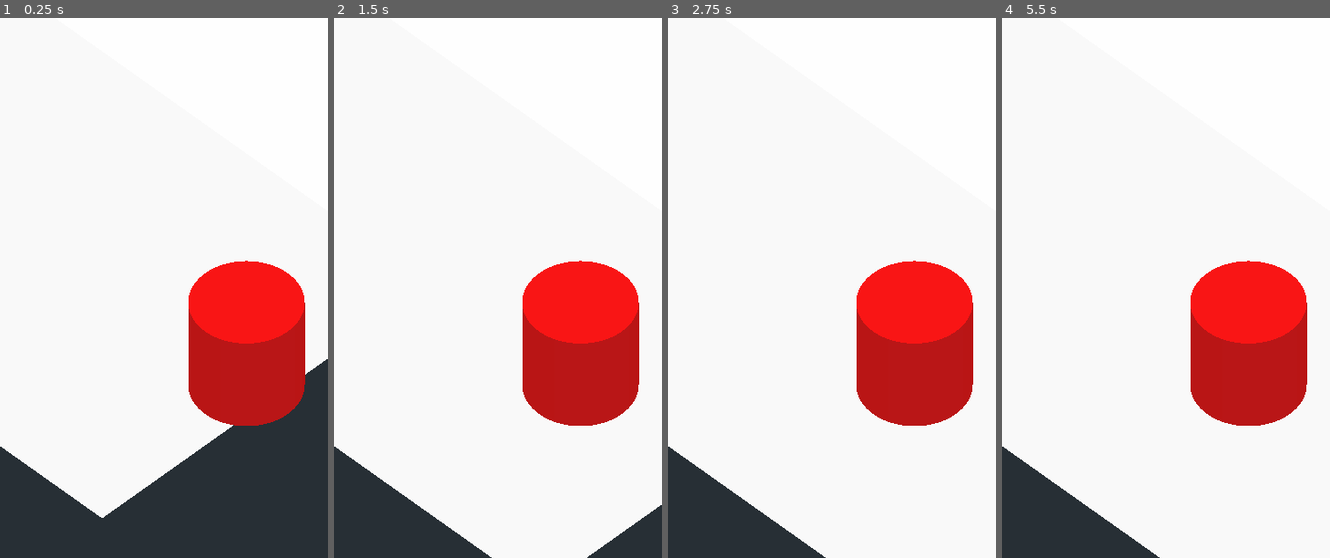
Above: before the commit, frames 1-4 (left to right).
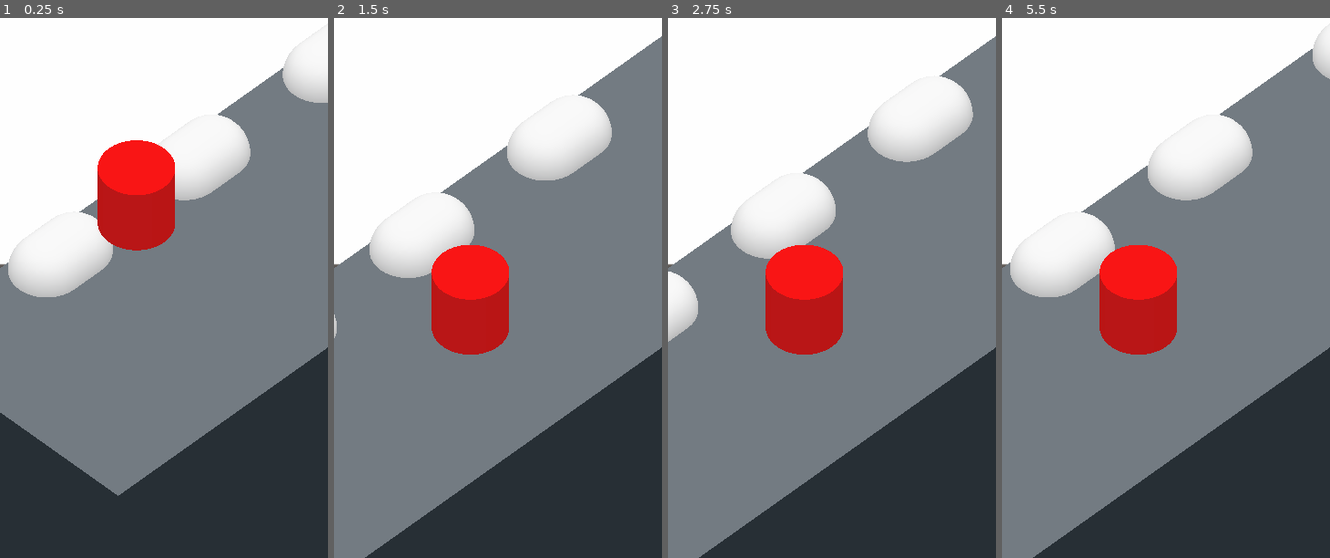
Above: after the commit, the same moments.

Repository: clement-or/SCP-Breakout
Game: Godot game, scene res://src/main/Game.tscn
The game is run twice, just before and just after one commit, with the same random seed, the same clock (stepped at 60 frames per second) and the same inputs.
Inputs (mouse positions are in pixels of both pictures, inside the frame that each line leads up to):
- Up to frame 1 (0.25 s): no input
- Up to frame 2 (1.5 s): move the mouse to (570, 239) at 0.52 s; press the mouse at (570, 239) at 0.53 s; move the mouse to (432, 293) at 1.27 s; release the mouse at (432, 293) at 1.28 s; click (432, 293) at 1.35 s
- Up to frame 3 (2.75 s): move the mouse to (864, 136) at 2.02 s; press the mouse at (864, 136) at 2.03 s
- Up to frame 4 (5.5 s): tap Enter at 2.75 s; move the mouse to (1149, 385) at 2.77 s; release the mouse at (1149, 385) at 2.78 s; click (1149, 385) at 2.85 s; move the mouse to (1264, 352) at 3.52 s; press the mouse at (1264, 352) at 3.53 s; move the mouse to (1067, 180) at 4.27 s; release the mouse at (1067, 180) at 4.28 s; click (1067, 180) at 4.35 s; move the mouse to (1182, 266) at 5.02 s; press the mouse at (1182, 266) at 5.03 s

The runs differ from the first frame. In frame 1, 53% of the frame differs, in the area x 0-100%, y 2-93%; in frame 2, 68%; in frame 3, 69%; in frame 4, 69%, in the area x 0-100%, y 1-100%.

Commit message:
Added lane generation

Diff:
--- a/project.godot
+++ b/project.godot
@@ -9,6 +9,11 @@
 config_version=4
 
 _global_script_classes=[ {
+"base": "RigidBody",
+"class": "Player",
+"language": "GDScript",
+"path": "res://src/player/PlayerController.gd"
+}, {
 "base": "Node",
 "class": "State",
 "language": "GDScript",
@@ -20,6 +25,7 @@
 "path": "res://src/utils/StateMachine.gd"
 } ]
 _global_script_class_icons={
+"Player": "",
 "State": "",
 "StateMachine": ""
 }
@@ -30,6 +36,11 @@
 config/description="The SCP Mobile game no one has been waiting for"
 run/main_scene="res://src/main/Game.tscn"
 config/icon="res://icon.png"
+
+[autoload]
+
+SwipeInput="*res://src/autoloads/SwipeInput.gd"
+FileManager="*res://src/autoloads/FileManager.gd"
 
 [debug]
 
@@ -48,6 +59,14 @@
 window/stretch/mode="viewport"
 window/stretch/aspect="expand"
 
+[input]
+
+click={
+"deadzone": 0.5,
+"events": [ Object(InputEventMouseButton,"resource_local_to_scene":false,"resource_name":"","device":0,"alt":false,"shift":false,"control":false,"meta":false,"command":false,"button_mask":0,"position":Vector2( 0, 0 ),"global_position":Vector2( 0, 0 ),"factor":1.0,"button_index":1,"pressed":false,"doubleclick":false,"script":null)
+ ]
+}
+
 [rendering]
 
 environment/default_environment="res://src/default_env.tres"
--- /dev/null
+++ b/src/autoloads/FileManager.gd
@@ -0,0 +1,24 @@
+extends Node
+
+func get_filelist(scan_dir : String) -> Array:
+	var my_files : Array = []
+	var dir := Directory.new()
+
+	if dir.open(scan_dir) != OK:
+		printerr("Warning: could not open directory: ", scan_dir)
+		return []
+
+	if dir.list_dir_begin(true, true) != OK:
+		printerr("Warning: could not list contents of: ", scan_dir)
+		return []
+
+	var file_name := dir.get_next()
+	while file_name != "":
+		if dir.current_is_dir():
+			my_files += get_filelist(dir.get_current_dir() + "/" + file_name)
+		else:
+			my_files.append(dir.get_current_dir() + "/" + file_name)
+
+		file_name = dir.get_next()
+
+	return my_files
--- /dev/null
+++ b/src/autoloads/SwipeInput.gd
@@ -0,0 +1,31 @@
+extends Control
+
+signal swipe(dir)
+
+enum SwipeDirection {
+	RIGHT, LEFT
+}
+
+
+var minimum_drag = 50 # pixels
+
+var _swipe_start = null
+
+
+func _unhandled_input(event):
+	if event.is_action_pressed("click"):
+		_swipe_start = get_global_mouse_position()
+	if event.is_action_released("click"):
+		_calculate_swipe(get_global_mouse_position())
+
+
+func _calculate_swipe(swipe_end):
+	if _swipe_start == null:
+		return
+	var swipe = swipe_end - _swipe_start
+
+	if abs(swipe.x) > minimum_drag:
+		if swipe.x > 0:
+			emit_signal("swipe", SwipeDirection.RIGHT)
+		else:
+			emit_signal("swipe", SwipeDirection.LEFT)
--- a/src/level/BaseSegment.gd
+++ b/src/level/BaseSegment.gd
@@ -1,14 +1,31 @@
 extends Spatial
 
+signal end_reached
 
 export(NodePath) var end setget ,get_end
+export(int, 1, 10) var lanes_count = 3
 
-var speed : float = 2 # units/s
+
+var speed : float = 20 # units/s
+var lane_width : float
+var end_reached_emitted = false
+
+
+
+func _ready():
+	lane_width = $WidthStart.transform.origin.distance_to($WidthEnd.transform.origin) / lanes_count
 
 
 func _physics_process(delta):
 	transform.origin.z -= speed * delta
 
+	# Emit only once
+	if !end_reached_emitted && get_end().global_transform.origin.z <= 0:
+		emit_signal("end_reached")
+		end_reached_emitted = true
+		print("End reached")
+
+
 func get_end() -> Spatial:
 	return get_node(end) as Spatial \
 		   if end else \
--- a/src/level/BaseSegment.tscn
+++ b/src/level/BaseSegment.tscn
@@ -1,17 +1,139 @@
-[gd_scene load_steps=3 format=2]
+[gd_scene load_steps=6 format=2]
 
 [ext_resource path="res://src/level/BaseSegment.gd" type="Script" id=1]
 
-[sub_resource type="PlaneMesh" id=1]
+[sub_resource type="ConcavePolygonShape" id=1]
+data = PoolVector3Array( 4, 0, 50, -4, 0, 50, 4, 0, -50, -4, 0, 50, -4, 0, -50, 4, 0, -50 )
+
+[sub_resource type="PlaneMesh" id=2]
 size = Vector2( 8, 100 )
+
+[sub_resource type="SpatialMaterial" id=3]
+albedo_color = Color( 0.454902, 0.490196, 0.517647, 1 )
+
+[sub_resource type="CapsuleMesh" id=4]
 
 [node name="BaseSegment" type="Spatial"]
 script = ExtResource( 1 )
 
+[node name="StaticBody" type="StaticBody" parent="."]
+
+[node name="CollisionShape" type="CollisionShape" parent="StaticBody"]
+transform = Transform( 1, 0, 0, 0, 1, 0, 0, 0, 1, 0, 0, 50 )
+shape = SubResource( 1 )
+
 [node name="Floor" type="MeshInstance" parent="."]
 transform = Transform( 1, 0, 0, 0, 1, 0, 0, 0, 1, 0, 0, 50 )
-mesh = SubResource( 1 )
-material/0 = null
+mesh = SubResource( 2 )
+material/0 = SubResource( 3 )
 
 [node name="End" type="Position3D" parent="."]
 transform = Transform( 1, 0, 0, 0, 1, 0, 0, 0, 1, 0, 0, 100 )
+
+[node name="WidthEnd" type="Position3D" parent="."]
+transform = Transform( 1, 0, 0, 0, 1, 0, 0, 0, 1, -4, 0, 0 )
+
+[node name="WidthStart" type="Position3D" parent="."]
+transform = Transform( 1, 0, 0, 0, 1, 0, 0, 0, 1, 4, 0, 0 )
+
+[node name="Spatial" type="Spatial" parent="."]
+
+[node name="MeshInstance" type="MeshInstance" parent="Spatial"]
+transform = Transform( 1, 0, 0, 0, 1, 0, 0, 0, 1, 3.10232, 0, 0 )
+mesh = SubResource( 4 )
+material/0 = null
+
+[node name="MeshInstance2" type="MeshInstance" parent="Spatial"]
+transform = Transform( 1, 0, 0, 0, 1, 0, 0, 0, 1, 3.10232, 0, 5 )
+mesh = SubResource( 4 )
+material/0 = null
+
+[node name="MeshInstance3" type="MeshInstance" parent="Spatial"]
+transform = Transform( 1, 0, 0, 0, 1, 0, 0, 0, 1, 3.10232, 0, 10 )
+mesh = SubResource( 4 )
+material/0 = null
+
+[node name="MeshInstance4" type="MeshInstance" parent="Spatial"]
+transform = Transform( 1, 0, 0, 0, 1, 0, 0, 0, 1, 3.10232, 0, 15 )
+mesh = SubResource( 4 )
+material/0 = null
+
+[node name="MeshInstance5" type="MeshInstance" parent="Spatial"]
+transform = Transform( 1, 0, 0, 0, 1, 0, 0, 0, 1, 3.10232, 0, 21 )
+mesh = SubResource( 4 )
+material/0 = null
+
+[node name="MeshInstance6" type="MeshInstance" parent="Spatial"]
+transform = Transform( 1, 0, 0, 0, 1, 0, 0, 0, 1, 3.10232, 0, 26 )
+mesh = SubResource( 4 )
+material/0 = null
+
+[node name="MeshInstance7" type="MeshInstance" parent="Spatial"]
+transform = Transform( 1, 0, 0, 0, 1, 0, 0, 0, 1, 3.10232, 0, 31 )
+mesh = SubResource( 4 )
+material/0 = null
+
+[node name="MeshInstance8" type="MeshInstance" parent="Spatial"]
+transform = Transform( 1, 0, 0, 0, 1, 0, 0, 0, 1, 3.10232, 0, 36 )
+mesh = SubResource( 4 )
+material/0 = null
+
+[node name="MeshInstance9" type="MeshInstance" parent="Spatial"]
+transform = Transform( 1, 0, 0, 0, 1, 0, 0, 0, 1, 3.10232, 0, 42 )
+mesh = SubResource( 4 )
+material/0 = null
+
+[node name="MeshInstance10" type="MeshInstance" parent="Spatial"]
+transform = Transform( 1, 0, 0, 0, 1, 0, 0, 0, 1, 3.10232, 0, 47 )
+mesh = SubResource( 4 )
+material/0 = null
+
+[node name="MeshInstance11" type="MeshInstance" parent="Spatial"]
+transform = Transform( 1, 0, 0, 0, 1, 0, 0, 0, 1, 3.10232, 0, 52 )
+mesh = SubResource( 4 )
+material/0 = null
+
+[node name="MeshInstance12" type="MeshInstance" parent="Spatial"]
+transform = Transform( 1, 0, 0, 0, 1, 0, 0, 0, 1, 3.10232, 0, 57 )
+mesh = SubResource( 4 )
+material/0 = null
+
+[node name="MeshInstance13" type="MeshInstance" parent="Spatial"]
+transform = Transform( 1, 0, 0, 0, 1, 0, 0, 0, 1, 3.10232, 0, 61.982 )
+mesh = SubResource( 4 )
+material/0 = null
+
+[node name="MeshInstance14" type="MeshInstance" parent="Spatial"]
+transform = Transform( 1, 0, 0, 0, 1, 0, 0, 0, 1, 3.10232, 0, 67.982 )
+mesh = SubResource( 4 )
+material/0 = null
+
+[node name="MeshInstance15" type="MeshInstance" parent="Spatial"]
+transform = Transform( 1, 0, 0, 0, 1, 0, 0, 0, 1, 3.10232, 0, 72.982 )
+mesh = SubResource( 4 )
+material/0 = null
+
+[node name="MeshInstance16" type="MeshInstance" parent="Spatial"]
+transform = Transform( 1, 0, 0, 0, 1, 0, 0, 0, 1, 3.10232, 0, 77.982 )
+mesh = SubResource( 4 )
+material/0 = null
+
+[node name="MeshInstance17" type="MeshInstance" parent="Spatial"]
+transform = Transform( 1, 0, 0, 0, 1, 0, 0, 0, 1, 3.10232, 0, 82.982 )
+mesh = SubResource( 4 )
+material/0 = null
+
+[node name="MeshInstance18" type="MeshInstance" parent="Spatial"]
+transform = Transform( 1, 0, 0, 0, 1, 0, 0, 0, 1, 3.10232, 0, 88.982 )
+mesh = SubResource( 4 )
+material/0 = null
+
+[node name="MeshInstance19" type="MeshInstance" parent="Spatial"]
+transform = Transform( 1, 0, 0, 0, 1, 0, 0, 0, 1, 3.10232, 0, 93.982 )
+mesh = SubResource( 4 )
+material/0 = null
+
+[node name="MeshInstance20" type="MeshInstance" parent="Spatial"]
+transform = Transform( 1, 0, 0, 0, 1, 0, 0, 0, 1, -2.64764, 0, 98.982 )
+mesh = SubResource( 4 )
+material/0 = null
--- /dev/null
+++ b/src/main/Game.gd
@@ -0,0 +1,4 @@
+extends Spatial
+
+onready var player = $Player
+onready var segment_manager = $SegmentManager
--- a/src/main/Game.tscn
+++ b/src/main/Game.tscn
@@ -1,17 +1,20 @@
-[gd_scene load_steps=3 format=2]
+[gd_scene load_steps=4 format=2]
 
-[ext_resource path="res://src/level/BaseSegment.tscn" type="PackedScene" id=1]
 [ext_resource path="res://src/player/Player.tscn" type="PackedScene" id=2]
+[ext_resource path="res://src/main/SegmentManager.gd" type="Script" id=3]
+[ext_resource path="res://src/main/Game.gd" type="Script" id=4]
 
 [node name="Game" type="Spatial"]
+script = ExtResource( 4 )
 
 [node name="MainCamera" type="Camera" parent="."]
-transform = Transform( -0.707107, -0.5, 0.5, 0, 0.707107, 0.707107, -0.707107, 0.5, -0.5, 6, 10, -4 )
+transform = Transform( -0.707107, 0.5, -0.5, 0, 0.707107, 0.707107, 0.707107, 0.5, -0.5, -6, 10, -5 )
 projection = 1
 current = true
-size = 10.0
-
-[node name="BaseSegment" parent="." instance=ExtResource( 1 )]
+size = 15.0
 
 [node name="Player" parent="." instance=ExtResource( 2 )]
-transform = Transform( 1, 0, 0, 0, 1, 0, 0, 0, 1, 0, 1.05127, 0 )
+transform = Transform( 1, 0, 0, 0, 1, 0, 0, 0, 1, 0, 5.03933, 0 )
+
+[node name="SegmentManager" type="Node" parent="."]
+script = ExtResource( 3 )
--- /dev/null
+++ b/src/main/SegmentManager.gd
@@ -0,0 +1,61 @@
+extends Node
+
+
+export(String) var starting_segment
+export(String) var segments_folder_path = "res://src/level/segments"
+export(int, 1, 10) var segments_ahead_count = 1     # How many segments we want to generate ahead of the player in advance
+export(NodePath) var player_path
+
+onready var game = $"/root/Game"
+
+
+var segments = []
+var cur_segments = []     # We want the two first indexes to be defined
+var cur_segment setget ,_get_cur_segment
+
+
+func _ready():
+	# Get all segments in the /src/level/segments folder
+	var files = FileManager.get_filelist(segments_folder_path)
+	files += ["res://src/level/BaseSegment.tscn"]
+	for file in files:
+		if file.get_extension() == "tscn":
+			segments += [load(file)]
+
+	# Create first segment and advance segments
+	cur_segments += [1]     # This is to initialize the 0 index which is not used yet
+	cur_segments += [_spawn_segment(Vector3.ZERO)]     # Create the first segment
+
+	# Create all the following segments
+	for i in range(0, segments_ahead_count):
+		cur_segments += [_spawn_segment(cur_segments[i-1].end.transform.origin)]
+
+
+
+# Called when the player has reached the end of a segment
+func _next_segment():
+	# Remove previous segment
+	if cur_segments[0] && segments[0] is Node:
+		cur_segments[0].queue_free()
+
+	# Remove the first element of the array
+	cur_segments.pop_front()
+
+	# Add a new segment at the end
+	cur_segments += [_spawn_segment(cur_segments[cur_segments.size() - 1].end.global_transform.origin)]
+
+
+# Helper to instantiate a new segment
+func _spawn_segment(pos : Vector3, starting : bool = false):
+	var rnd = round(rand_range(0, segments.size() - 1))
+	var instance = segments[rnd].instance()
+
+	instance.transform.origin = pos
+	print(pos)
+	instance.connect("end_reached", self, "_next_segment")
+	game.call_deferred("add_child", instance)
+	return instance
+
+
+func _get_cur_segment():
+	return cur_segments[1] if cur_segments && cur_segments.size() > 1 else null
--- a/src/player/Player.tscn
+++ b/src/player/Player.tscn
@@ -1,7 +1,6 @@
-[gd_scene load_steps=6 format=2]
+[gd_scene load_steps=5 format=2]
 
-[ext_resource path="res://src/utils/StateMachine.tscn" type="PackedScene" id=1]
-[ext_resource path="res://src/utils/StateMachine.gd" type="Script" id=2]
+[ext_resource path="res://src/player/PlayerController.gd" type="Script" id=1]
 
 [sub_resource type="CylinderMesh" id=1]
 
@@ -10,7 +9,9 @@
 
 [sub_resource type="BoxShape" id=3]
 
-[node name="Player" type="KinematicBody"]
+[node name="Player" type="RigidBody"]
+mode = 2
+script = ExtResource( 1 )
 
 [node name="Mesh" type="MeshInstance" parent="."]
 mesh = SubResource( 1 )
@@ -19,5 +20,4 @@
 [node name="CollisionShape" type="CollisionShape" parent="."]
 shape = SubResource( 3 )
 
-[node name="FiniteStateMachine" parent="." instance=ExtResource( 1 )]
-script = ExtResource( 2 )
+[node name="Tween" type="Tween" parent="."]
--- /dev/null
+++ b/src/player/PlayerController.gd
@@ -0,0 +1,36 @@
+class_name Player
+extends RigidBody
+
+export(float) var lane_switch_time = .3
+
+onready var game = $"/root/Game"
+onready var tween : Tween = $Tween
+
+var _cur_lane = 1 setget change_lane
+
+
+func _ready():
+	SwipeInput.connect("swipe", self, "_on_swipe")
+
+
+func _on_swipe(dir : int):
+	if dir == SwipeInput.SwipeDirection.RIGHT:
+		_cur_lane += 1
+	else:
+		_cur_lane -= 1
+
+
+func change_lane(target : int):
+	if tween.is_active: return print("Failed to assign property cur_lane on node " + name + " because a lane change is already in progress")
+
+	var cur_seg = game.segment_manager.cur_segment
+	if target < 0 or target >= cur_seg.lanes_count:
+		return
+
+	var new_x = transform.origin.x + cur_seg.lane_width * sign(target - _cur_lane)
+	tween.interpolate_property(self, "transform.origin.x", transform.origin.x, new_x, lane_switch_time, Tween.TRANS_LINEAR)
+	tween.start()
+
+	# Wait for the tween to be completed
+	yield(tween, "tween_completed")
+	_cur_lane = target
